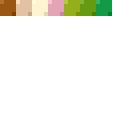
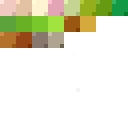
Two versions of the same layered image (128×128). Layer-by-layer changes:
painted on "Capa 1" over [0, 0, 128, 92]
